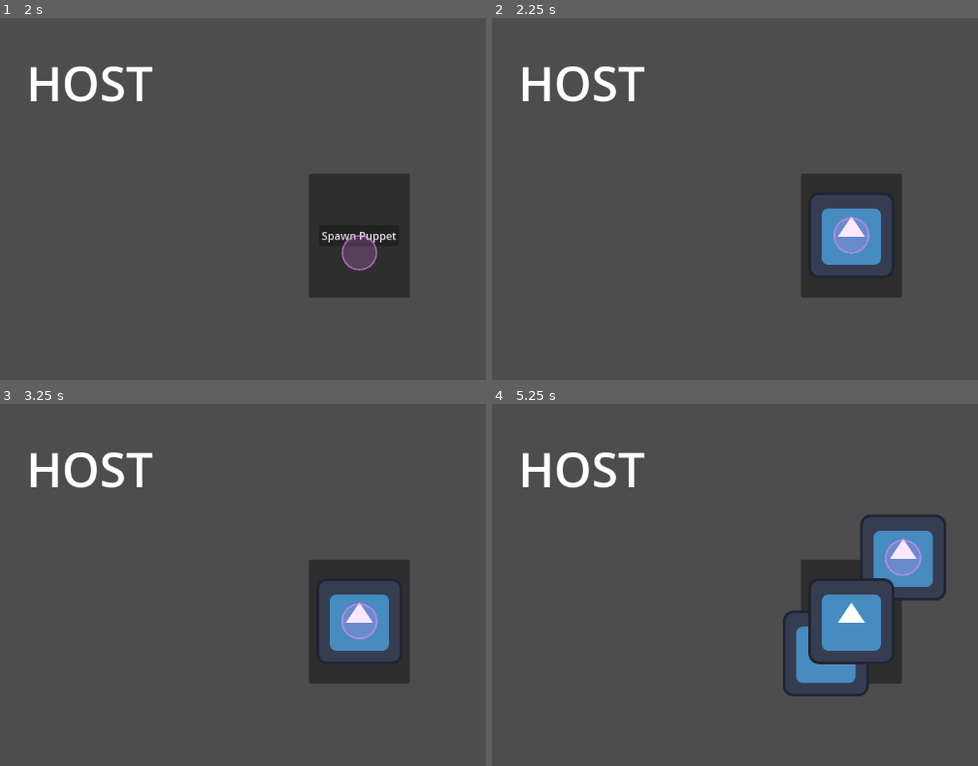
Above: before the commit, frames 1-4 (two rows, left to right).
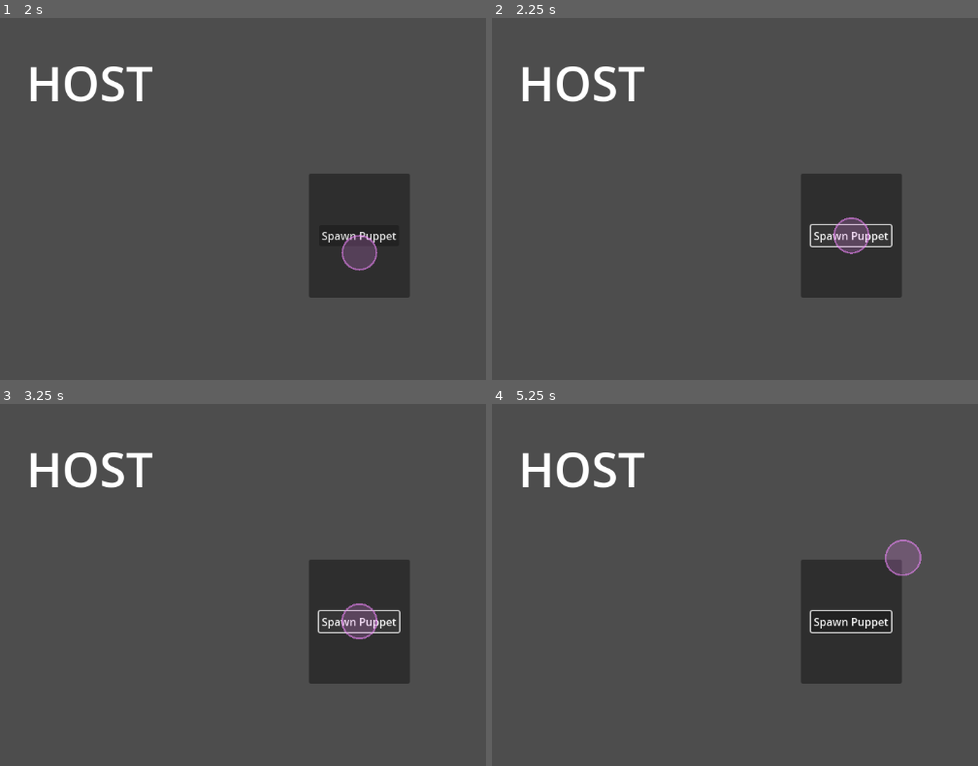
Above: after the commit, the same moments.

Repository: Sheepy3/puppet-stage
Game: Godot game, scene res://main.tscn
Two runs of this game, one before a commit and one after it. Both use one fixed random seed, a clock stepped at 60 frames per second and the inputs below. The engine's default icon, where the game draws it, is replaced by a stand-in: a white triangle on a blue panel in a dark square.
Inputs (mouse positions are in pixels of both pictures, inside the frame that each line leads up to):
- Up to frame 1 (2 s): click (359, 199) at 0.52 s; type "12" at 0.6 s; click (359, 227) at 0.75 s; type "12" at 0.83 s; click "Host" at 1.25 s
- Up to frame 2 (2.25 s): click "Spawn Puppet" at 2 s
- Up to frame 3 (3.25 s): click "Spawn Puppet" at 2.75 s
- Up to frame 4 (5.25 s): click "Spawn Puppet" at 3.5 s; tap Enter at 4.25 s; drag from (851, 621) to (929, 527) at 4.27 s; tap Space at 5 s; drag from (929, 527) to (851, 621) at 5.02 s

Frame 1 is identical in both runs. In frame 2, 3.6% of the frame differs, in the area x 65-83%, y 48-72%; in frame 3, 3.6%; in frame 4, 7.4%, in the area x 59-94%, y 30-81%.
Error after the commit: Cannot call method 'get_height' on a null value. (res://puppet/puppet_sprite.gd:19)

Commit message:
new default puppet :)

Diff:
--- a/puppet/puppet.tscn
+++ b/puppet/puppet.tscn
@@ -1,7 +1,7 @@
 [gd_scene load_steps=7 format=3 uid="uid://buk4hi5whq5mp"]
 
 [ext_resource type="Script" path="res://puppet/puppet_main.gd" id="1_05bsq"]
-[ext_resource type="Texture2D" uid="uid://eyyuwitmxqma" path="res://icon.svg" id="1_fh2my"]
+[ext_resource type="Image" uid="uid://cpaftfv0v0kea" path="res://balloon_kid.png" id="3_7tmck"]
 [ext_resource type="Script" path="res://puppet/puppet_sprite.gd" id="3_nox5t"]
 [ext_resource type="Script" path="res://puppet/puppet_ui.gd" id="4_e711u"]
 
@@ -24,8 +24,8 @@
 
 [node name="Sprite2D" type="Sprite2D" parent="."]
 unique_name_in_owner = true
-texture = ExtResource("1_fh2my")
 script = ExtResource("3_nox5t")
+default_asset = ExtResource("3_7tmck")
 
 [node name="MultiplayerSynchronizer" type="MultiplayerSynchronizer" parent="."]
 replication_config = SubResource("SceneReplicationConfig_j1gul")
@@ -59,6 +59,7 @@
 custom_minimum_size = Vector2(0, 50)
 layout_mode = 2
 placeholder_text = "Input Sprite URL"
+context_menu_enabled = false
 wrap_mode = 1
 
 [node name="Update" type="Button" parent="Panel/VBoxContainer"]
--- a/puppet/puppet_sprite.gd
+++ b/puppet/puppet_sprite.gd
@@ -1,11 +1,13 @@
 extends Sprite2D
 @onready var Puppet = get_parent()
 @onready var EditPanel = %Panel
-
+@export var default_asset:Image
 # Called when the node enters the scene tree for the first time.
 func _ready() -> void:
-	update_size()
-
+	var default_resized = default_scale_resize(default_asset)
+	var new_texture = ImageTexture.create_from_image(default_resized)
+	set_texture(new_texture)
+	update_size.rpc()
 
 # Called every frame. 'delta' is the elapsed time since the previous frame.
 func _process(_delta: float) -> void:
@@ -50,7 +52,7 @@
 	set_texture(new_texture)
 
 @rpc("any_peer","call_local")
-func update_size(size:float = 1):
+func update_size(size:float = 0.4):
 	var new_scale = Vector2(size,size)
 	set_scale(new_scale)
 	var updated_collision_shape = %CollisionShape2D.get_shape()
